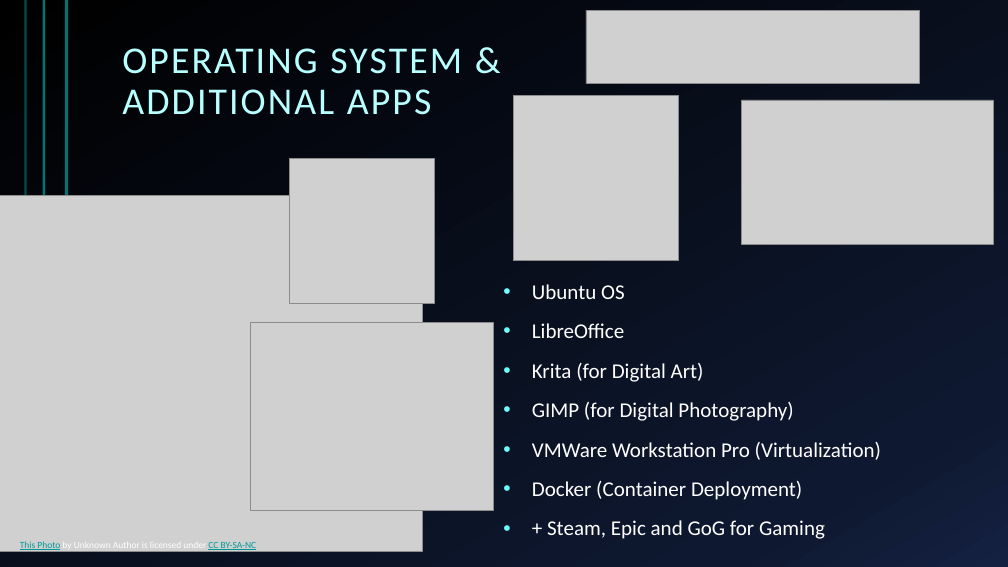
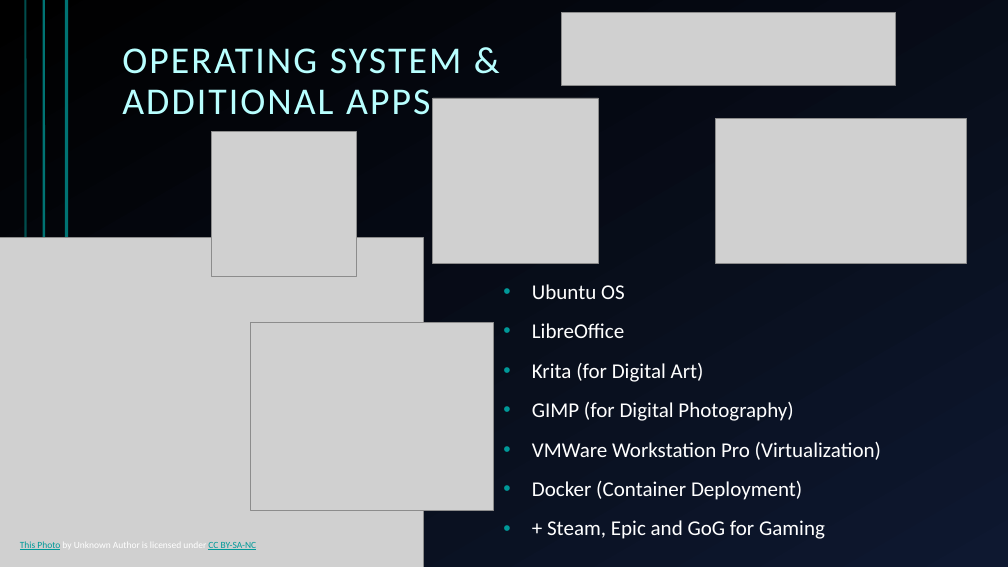
Before and after one commit to Ploppa-Smurph/ctec112_IT_HardwareSupport, a slide deck: slide 14 of buildPC.pptx. Drawn at 1008x567 pixels with LibreOffice and Linux fonts; fonts in the diff are those of the drawing; grey boxes stand for pictures. Boxes give left, top, right and bottom in pixels: in the first picture for what was removed or moved away, otherwise in the second. Text is boxed around its words. In the diff, an @@ line names an element or a change of style, - is before the commit and + after.

```diff
--- a/buildPC.pptx
+++ b/buildPC.pptx
@@ background gradient #000000 to #0F1931 to #142242 to gradient #000000 to #0E1830 @@
@@ freeform shape at (x1=0, y1=0, x2=67, y2=432): outline redrawn @@
@@ freeform shape at (x1=0, y1=0, x2=26, y2=328): outline #007373 2 pt to #004D4D 2 pt @@
@@ picture moved from (x1=586, y1=10, x2=920, y2=83) to (x1=562, y1=12, x2=895, y2=85) @@
@@ picture moved from (x1=513, y1=95, x2=679, y2=261) to (x1=433, y1=98, x2=598, y2=264) @@
@@ picture moved from (x1=742, y1=100, x2=994, y2=244) to (x1=715, y1=119, x2=967, y2=263) @@
@@ picture moved from (x1=290, y1=159, x2=435, y2=303) to (x1=211, y1=132, x2=356, y2=276) @@
@@ picture resized from (x1=0, y1=195, x2=422, y2=551) to (x1=0, y1=237, x2=423, y2=567) @@
@@ text "Ubuntu OS" at (x1=532, y1=284, x2=881, y2=539): bullet colour #70FFFF to #009999 @@
```
Also in this commit, not shown: 15 other slides changed.
